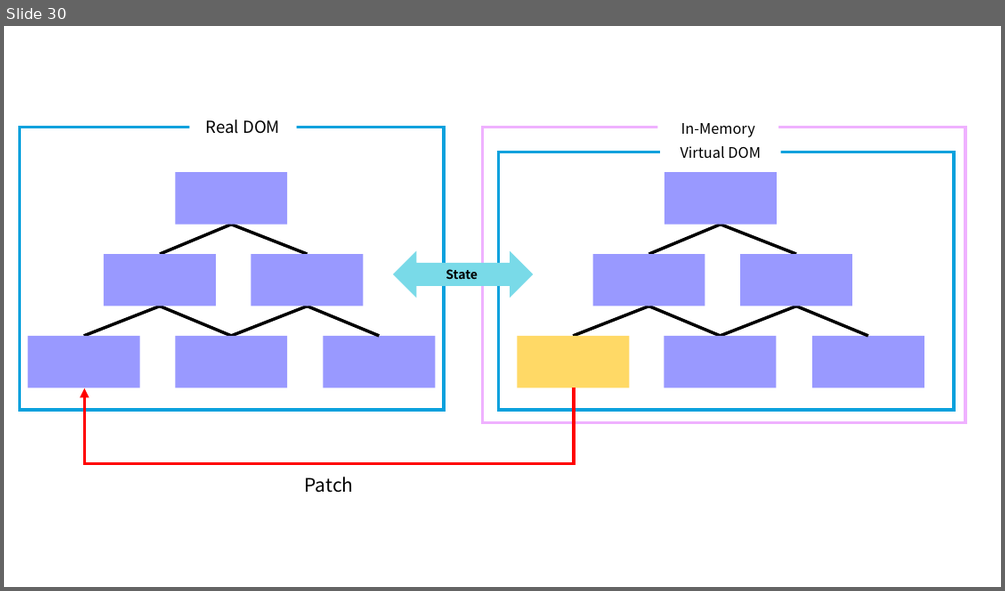
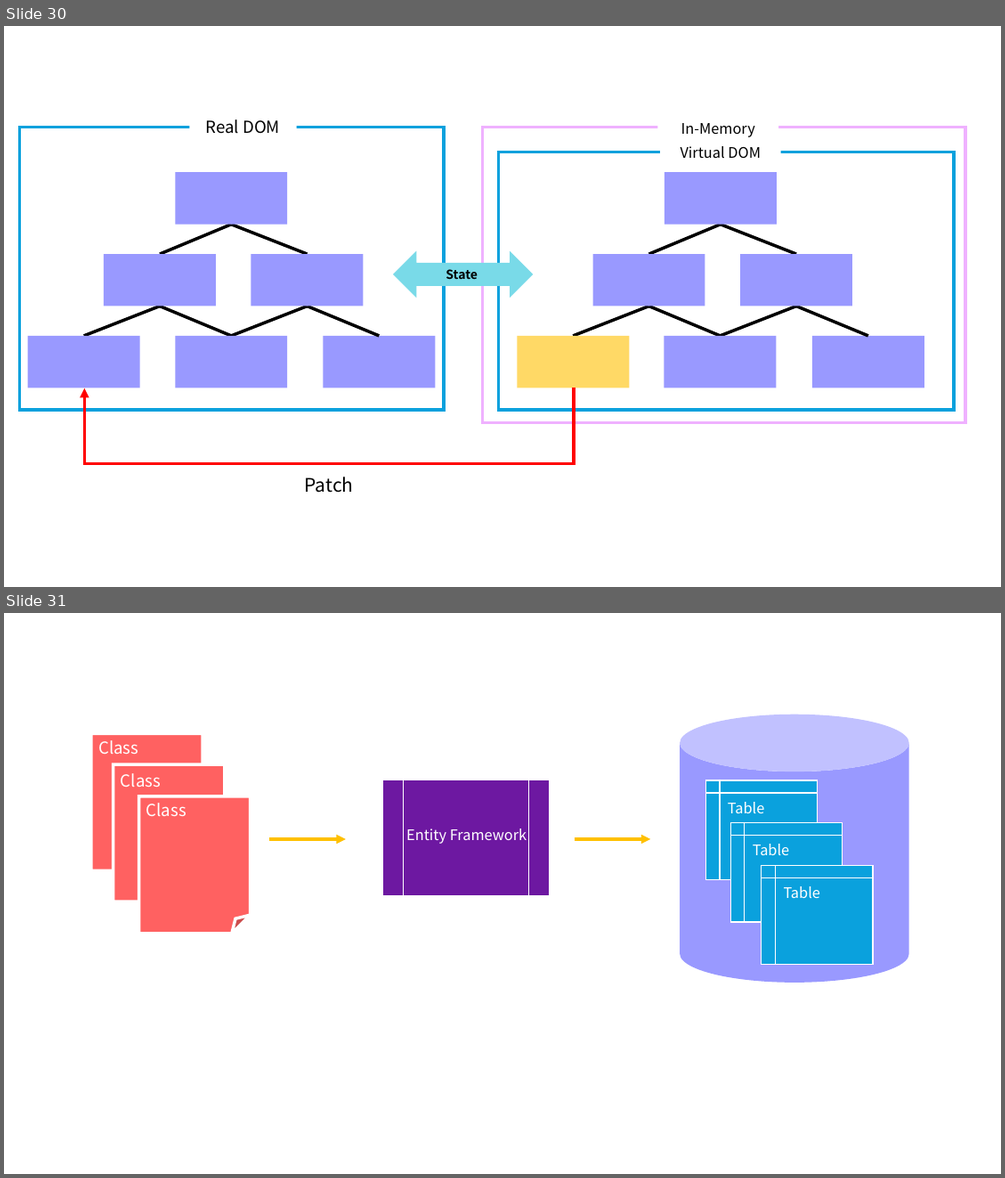
Before and after one commit to yeong-hyeon-kim/Any-Code, a slide deck: Image/Diagram/Canvas.pptx. Shown one above the other, each under a label of ours: slide 30 before the commit, slides 30 and 31 after it. The pictures are 1005x591 and 1005x1178 pixels, drawn with LibreOffice and Linux fonts; fonts in the diff are those of the drawing. Boxes give left, top, right and bottom in pixels: in the first picture for what was removed or moved away, otherwise in the second. Text is boxed around its words. In the diff, an @@ line names an element or a change of style, - is before the commit and + after.

Commit message:
ASP.Net Core Entityframework Core 다이어그램 추가.

```diff
--- a/Image/Diagram/Canvas.pptx
+++ b/Image/Diagram/Canvas.pptx
@@ slide 31 added at (4, 613, 1001, 1174), background #FFFFFF @@
@@ cylinder added at (680, 714, 909, 982), fill #9999FF @@
@@ folded corner added at (91, 733, 202, 870), fill #FF6161, outline #FFFFFF 3 pt @@
@@ text added at (98, 740, 138, 754), 16 pt, text #FFFFFF @@
+Class
@@ folded corner added at (113, 765, 225, 901), fill #FF6161, outline #FFFFFF 3 pt @@
@@ text added at (121, 773, 161, 787), 16 pt, text #FFFFFF @@
+Class
@@ folded corner added at (138, 796, 250, 933), fill #FF6161, outline #FFFFFF 3 pt @@
@@ flow chart predefined process added at (382, 779, 550, 896), fill #6D18A1, outline #FFFFFF 1 pt @@
@@ flow chart internal storage added at (705, 780, 817, 880), fill #0AA1DD, outline #FFFFFF 1 pt @@
@@ text added at (146, 803, 186, 816), 16 pt, text #FFFFFF @@
+Class
@@ text added at (728, 802, 764, 813), 14 pt, text #FFFFFF @@
+Table
@@ flow chart internal storage added at (731, 822, 842, 922), fill #0AA1DD, outline #FFFFFF 1 pt @@
@@ arrow added from (269, 839) to (346, 839), #FFC000 3 pt @@
@@ text added at (406, 828, 526, 844), 14 pt, text #FFFFFF @@
+Entity Framework
@@ arrow added from (574, 839) to (651, 839), #FFC000 3 pt @@
@@ text added at (752, 844, 789, 855), 14 pt, text #FFFFFF @@
+Table
@@ flow chart internal storage added at (761, 865, 873, 965), fill #0AA1DD, outline #FFFFFF 1 pt @@
@@ text added at (784, 886, 820, 898), 14 pt, text #FFFFFF @@
+Table
```
Also in this commit, not shown: 1 other file.
